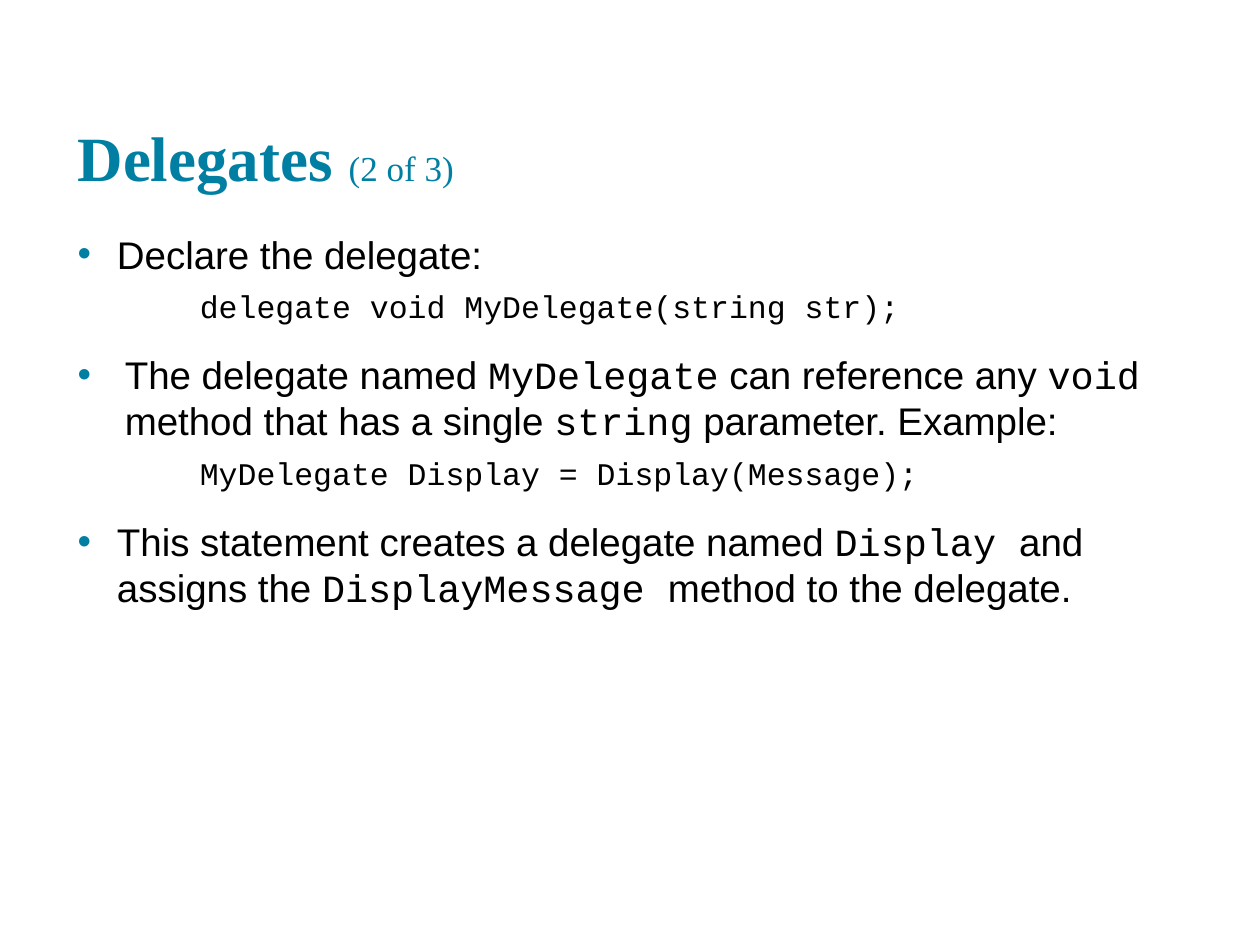
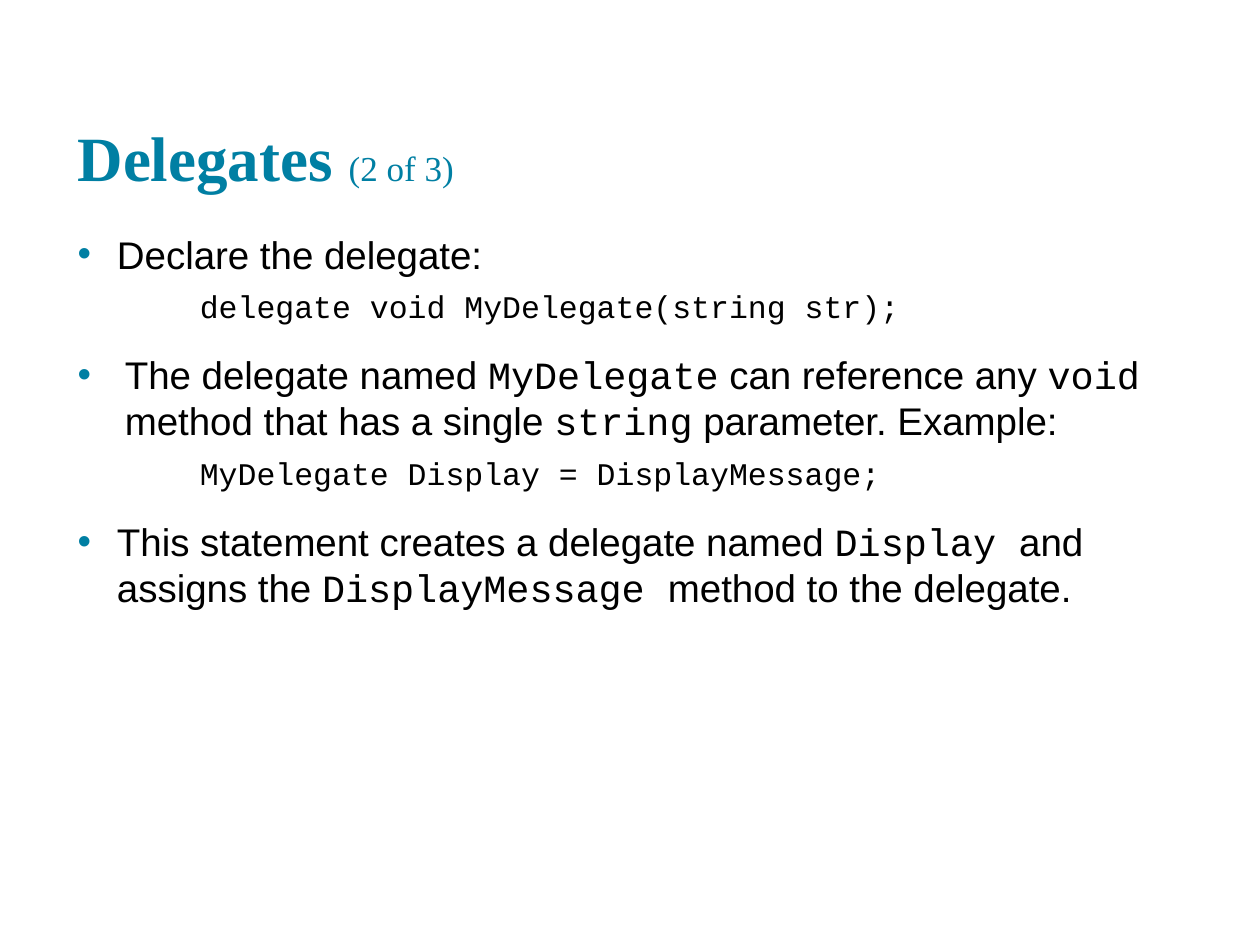
Before and after one commit to mgasoit/csharp_training, a slide deck: slide 3 of ppt/14. C# - Delegates, Anonymous Methods, and Lambda Expressions.pptx. Drawn at 1260x945 pixels with LibreOffice and Linux fonts; fonts in the diff are those of the drawing. Boxes give left, top, right and bottom in pixels: in the first picture for what was removed or moved away, otherwise in the second. Text is boxed around its words. In the diff, an @@ line names an element or a change of style, - is before the commit and + after.

```diff
--- a/ppt/14. C# - Delegates, Anonymous Methods, and Lambda Expressions.pptx
+++ b/ppt/14. C# - Delegates, Anonymous Methods, and Lambda Expressions.pptx
@@ text at [200, 462, 881, 492]: text changed @@
-    MyDelegate Display = Display(Message);
+    MyDelegate Display = DisplayMessage;
```
Also in this commit, not shown: 2 other slides changed, 3 slides added.
